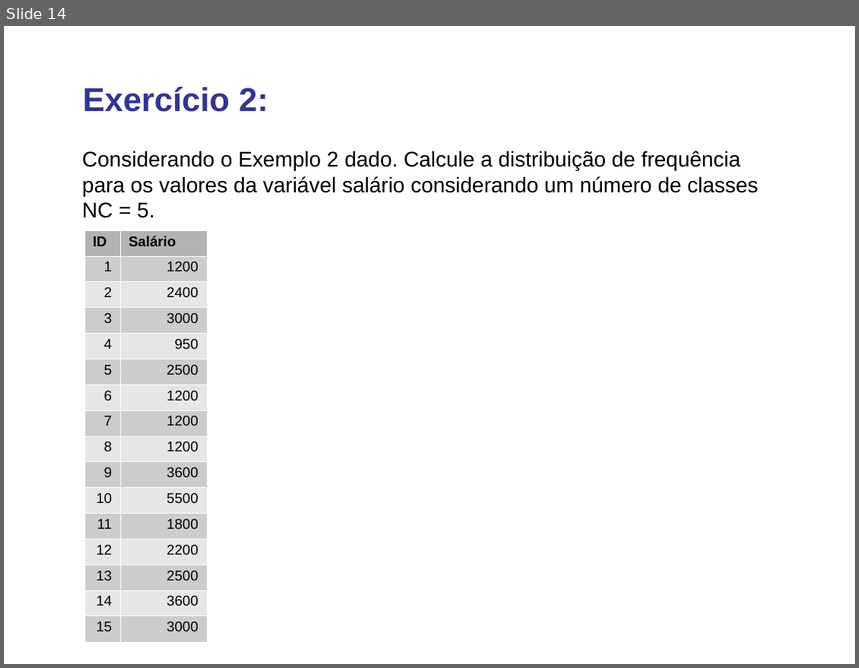
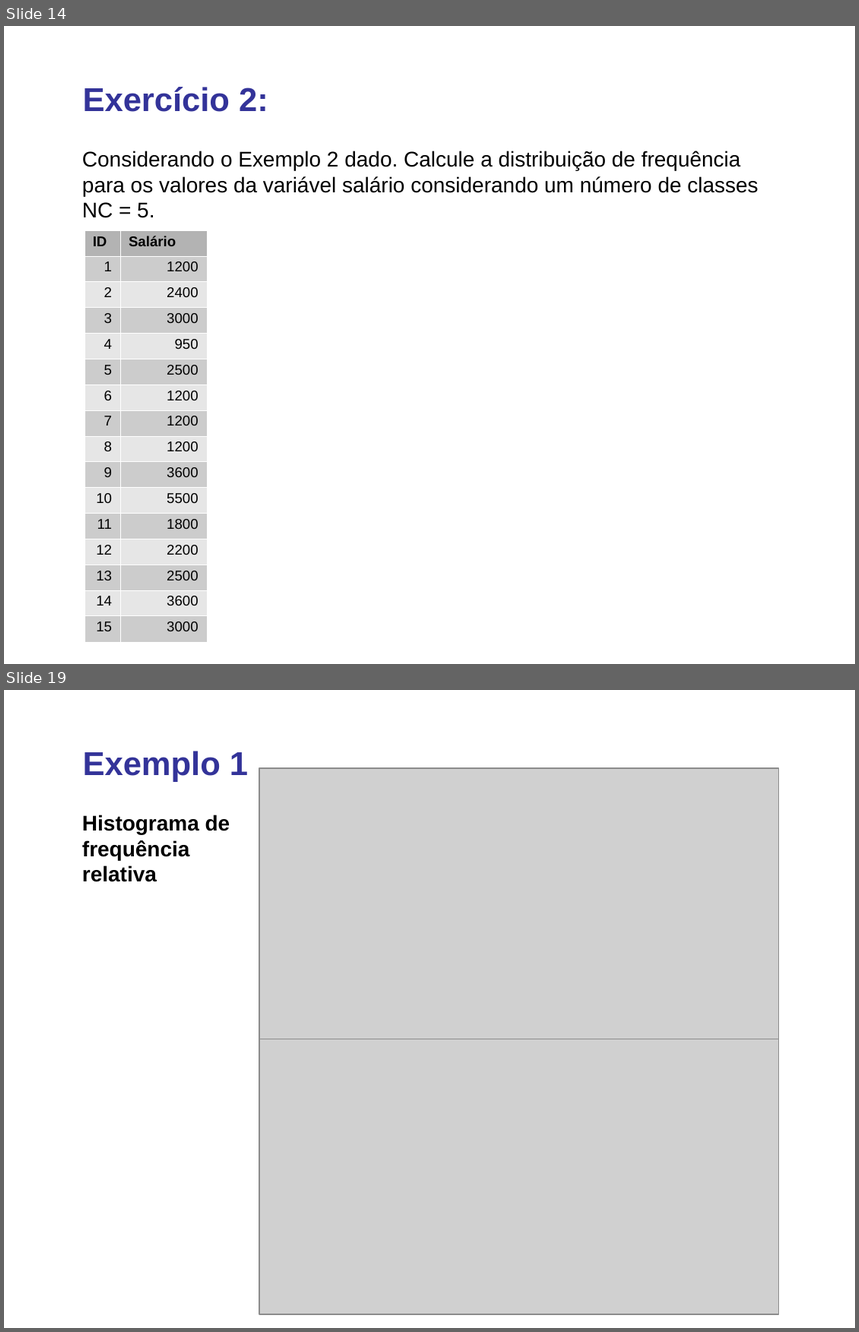
Before and after one commit to lansaviniec/estatistica, a slide deck: 2 resumos_e graficos_de_dados.ppt. Shown one above the other, each under a label of ours: slide 14 before the commit, slides 14 and 19 after it; the slides between them are not shown. The pictures are 859x668 and 859x1332 pixels, drawn with LibreOffice and Linux fonts; fonts in the diff are those of the drawing; grey boxes stand for pictures. Boxes give left, top, right and bottom in pixels: in the first picture for what was removed or moved away, otherwise in the second. Text is boxed around its words. In the diff, an @@ line names an element or a change of style, - is before the commit and + after.

```diff
--- a/2 resumos_e graficos_de_dados.ppt
+++ b/2 resumos_e graficos_de_dados.ppt
@@ slide 19 added at (x1=4, y1=690, x2=855, y2=1328), background #FFFFFF @@
@@ text added at (x1=83, y1=751, x2=248, y2=782), 28 pt, text #333399, bold @@
+Exemplo 1
@@ picture added at (x1=259, y1=768, x2=778, y2=1044) @@
@@ text added at (x1=82, y1=815, x2=230, y2=882), 18 pt, text #000000, bold @@
+Histograma de
+frequência
+relativa
@@ picture added at (x1=259, y1=1039, x2=778, y2=1315) @@
```
Also in this commit, not shown: 9 other slides added.
